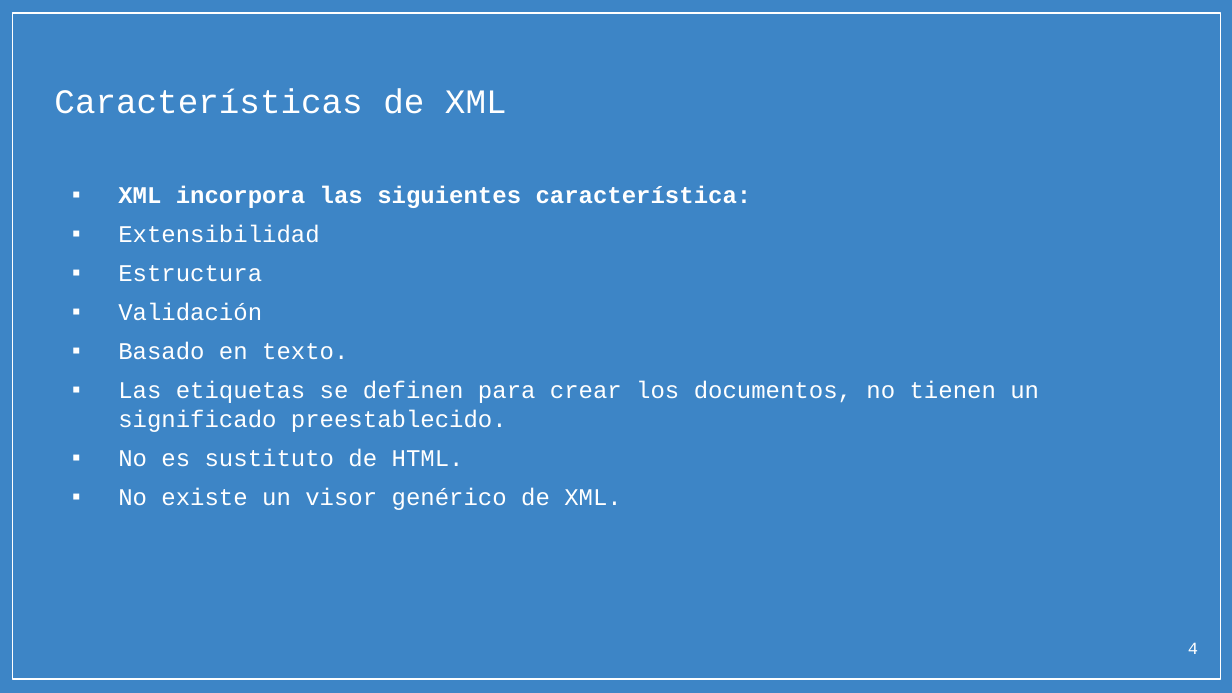
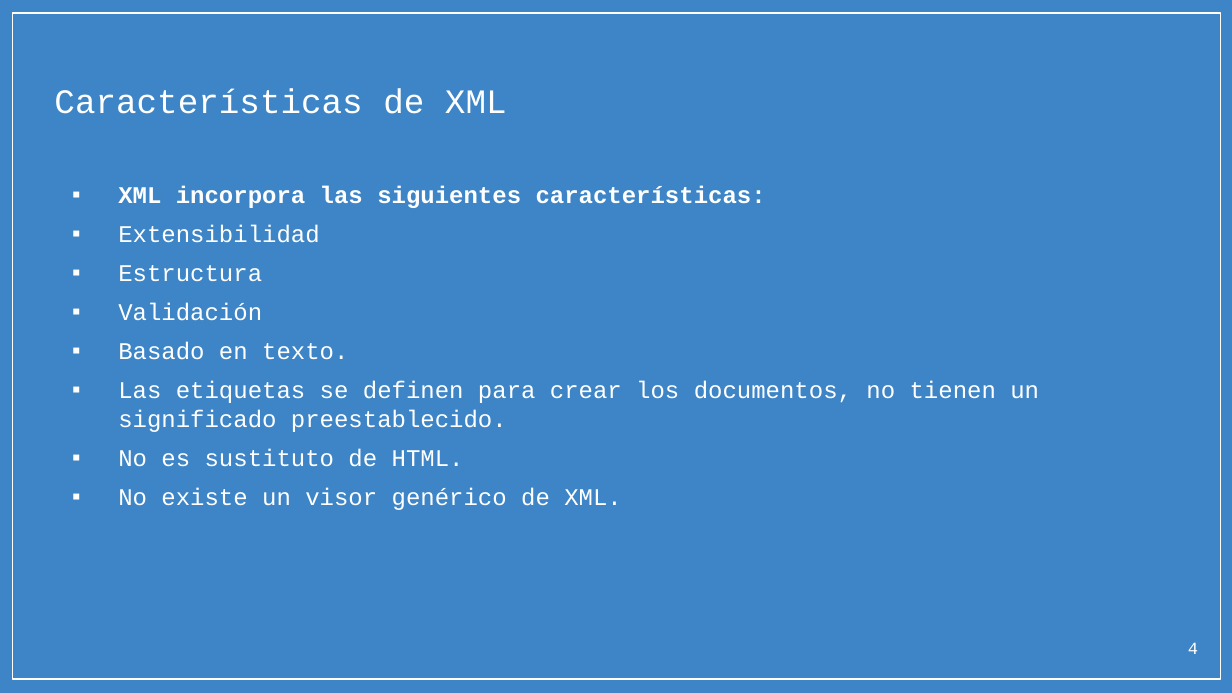
Before and after one commit to micarsan/DAW1-CSS_Avanzado, a slide deck: slide 4 of xml/PARTE_1_STORY_01_Y_02_XML_y_RSS.pptx. Drawn at 1232x693 pixels with LibreOffice and Linux fonts; fonts in the diff are those of the drawing; background and template pictures are left out. Boxes give left, top, right and bottom in pixels: in the first picture for what was removed or moved away, otherwise in the second. Text is boxed around its words. In the diff, an @@ line names an element or a change of style, - is before the commit and + after.

```diff
--- a/xml/PARTE_1_STORY_01_Y_02_XML_y_RSS.pptx
+++ b/xml/PARTE_1_STORY_01_Y_02_XML_y_RSS.pptx
@@ text at [118, 185, 766, 208]: text changed @@
-▪ XML incorpora las siguientes característica:
+▪ XML incorpora las siguientes características:
```
Also in this commit, not shown: 1 other slide changed.
